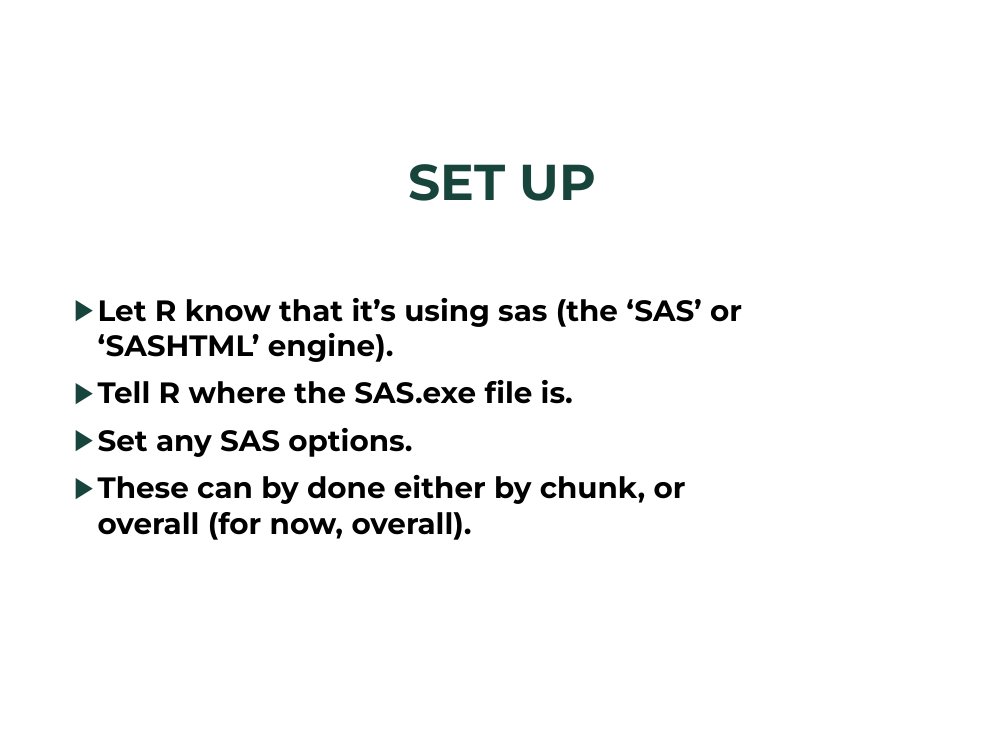
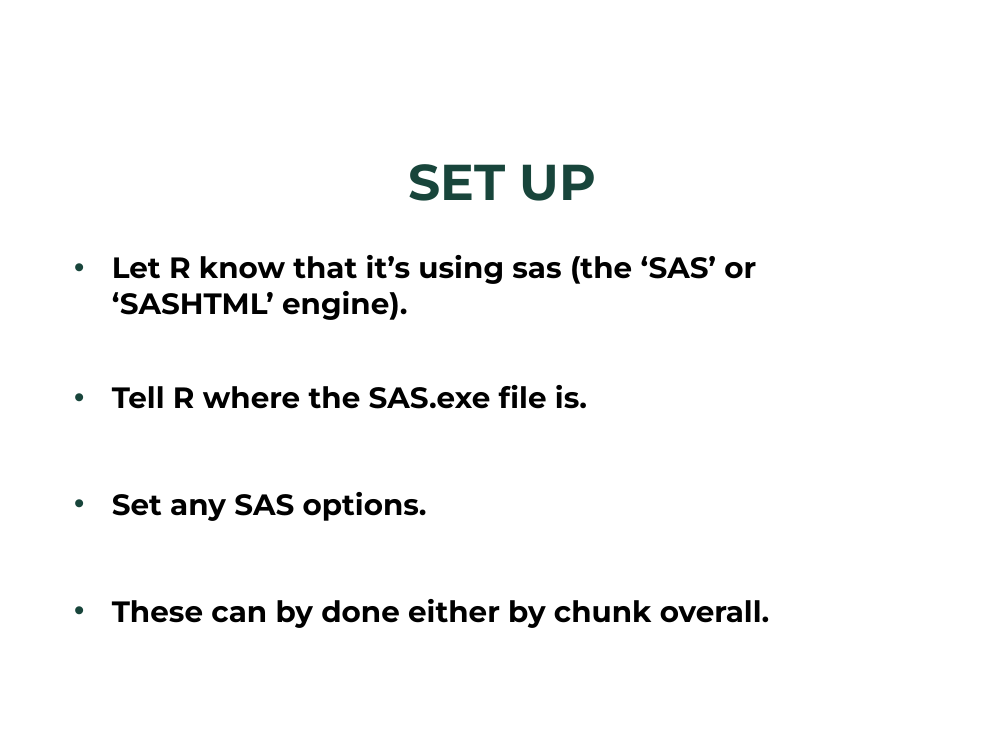
Before and after one commit to BarryDeCicco/SASandRandSAS, a slide deck: slide 32 of Presentations/SAS and R and SAS (MiSUG, 2021_08_25, CSTAT Layout).pptx. Drawn at 1008x756 pixels with LibreOffice and Linux fonts; fonts in the diff are those of the drawing; background and template pictures are left out. Boxes give left, top, right and bottom in pixels: in the first picture for what was removed or moved away, otherwise in the second. Text is boxed around its words. In the diff, an @@ line names an element or a change of style, - is before the commit and + after.

```diff
--- a/Presentations/SAS and R and SAS (MiSUG, 2021_08_25, CSTAT Layout).pptx
+++ b/Presentations/SAS and R and SAS (MiSUG, 2021_08_25, CSTAT Layout).pptx
@@ text at (112,255,756,521): bullet ▶ to • @@
@@ text at (112,599,770,628): text changed @@
-▶ These can by done either by chunk, or overall (for now, overall).
+• These can by done either by chunk overall.
```
Also in this commit, not shown: 4 other slides changed, 11 slides added.
